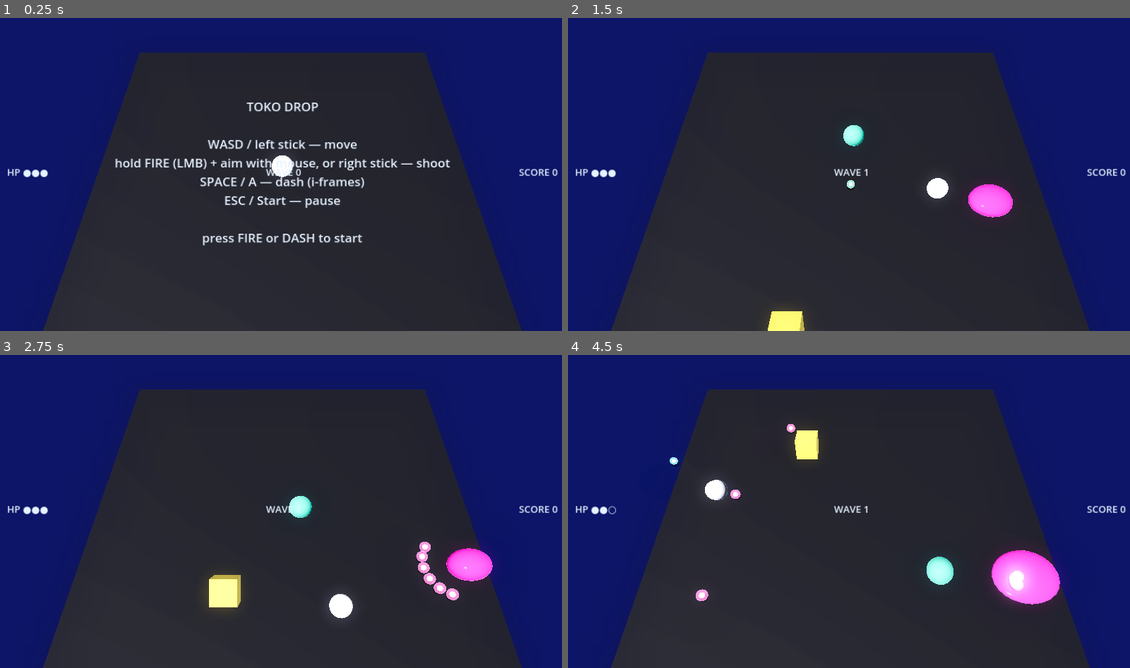
Above: before the commit, frames 1-4 (two rows, left to right).
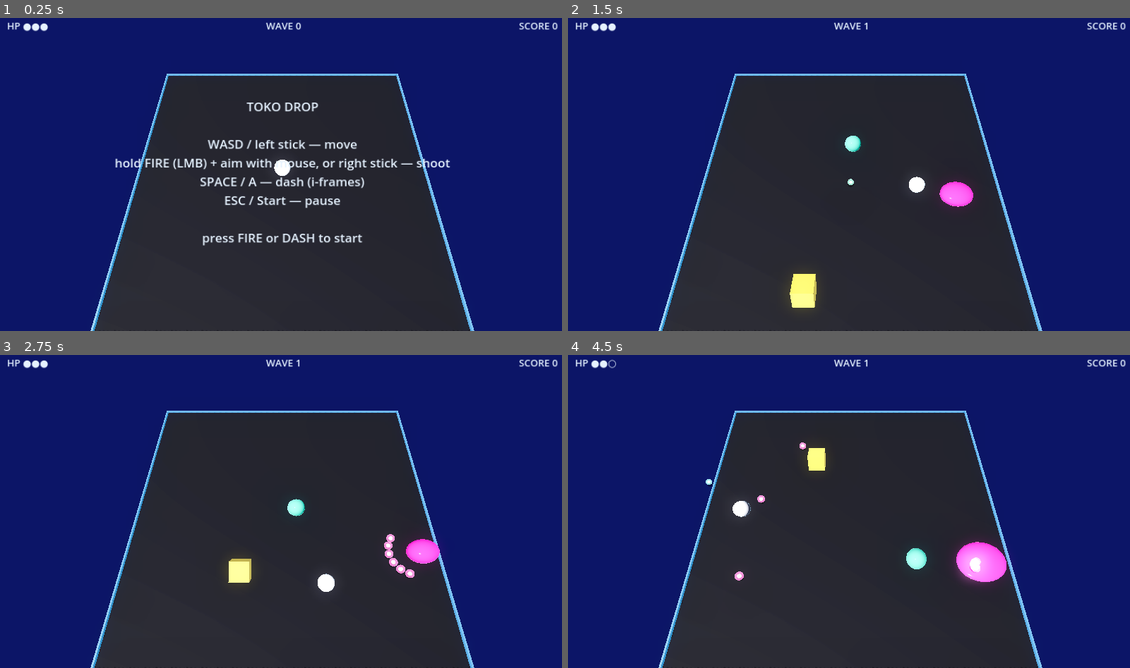
Above: after the commit, the same moments.

Repository: mbace1/toko-drop-godot
Game: Godot game, scene res://scenes/main.tscn
Two runs of this game, one before a commit and one after it. Both use one fixed random seed, a clock stepped at 60 frames per second and the inputs below.
Inputs (mouse positions are in pixels of both pictures, inside the frame that each line leads up to):
- Up to frame 1 (0.25 s): no input
- Up to frame 2 (1.5 s): tap Enter at 0.5 s; move the mouse to (972, 155) at 0.52 s; hold D (move_right) 0.53-1.28 s; tap Space (dash) at 0.6 s; move the mouse to (736, 187) at 1.27 s; hold S (move_down) from 1.28 s (still down); click (736, 187) at 1.35 s
- Up to frame 3 (2.75 s): move the mouse to (337, 439) at 2.02 s; release S (move_down) at 2.03 s; hold D (move_right) from 2.03 s (still down); tap Space (dash) at 2.1 s
- Up to frame 4 (4.5 s): move the mouse to (820, 574) at 2.77 s; release D (move_right) at 2.78 s; hold W (move_up) 2.78-3.53 s; click (820, 574) at 2.85 s; move the mouse to (1017, 558) at 3.52 s; hold A (move_left) from 3.53 s (still down); tap Space (dash) at 3.6 s; move the mouse to (680, 461) at 4.27 s; click (680, 461) at 4.35 s

The runs differ from the first frame. In frame 1, 17% of the frame differs, in the area x 1-100%, y 1-100%; in frame 2, 20%; in frame 3, 19%; in frame 4, 20%.

Commit message:
Add a capture tool, and fix what looking through it revealed
This port had never been rendered. Three commits, 55 green checks, and nobody
had seen a single frame — which is precisely the failure the source repo's
own CLAUDE.md records as the reason its games stall at prototype feel: the
smoke gates certify *works*, and how a thing looks lives entirely in the part
they cannot see.

tools/capture.gd screenshots the real game on a GPU. The first run found
three things no state assertion could:

- The whole HUD stat row was laid out across the MIDDLE of the screen, with
  WAVE printed on top of the player. A MarginContainer stretches its child to
  fill and an HBoxContainer then centres its labels vertically; the row needed
  pinning to the top with a spacer under it.
- The arena was a trapezoid clipped at the bottom with the void showing past
  its far edge. Framing is now derived from HALF_X/HALF_Z rather than
  hand-tuned constants, so resizing the arena cannot push it off-screen again.
- The boundary bodies are actually clamped against was invisible. There is now
  an emissive rail on it, so the arena has an edge on screen and not only in
  the simulation.

Smoke test unchanged at 55; boots clean.

Co-Authored-By: Claude Sonnet 5 <noreply@anthropic.com>
Claude-Session: https://claude.ai/code/session_01YVYCthnnpMWQ6WawyhARue

Diff:
--- a/scripts/main.gd
+++ b/scripts/main.gd
@@ -96,10 +96,57 @@
 	floor_inst.material_override = fmat
 	add_child(floor_inst)
 
+	_add_arena_edge()
+
+## The playfield needs a BOUNDARY you can see. Without one the floor read as a
+## grey trapezoid cut out of the void, and the wall you are actually clamped
+## against (player.gd / enemy.gd clamp to half_x/half_z) was invisible — so the
+## arena had an edge in the simulation and none on screen.
+##
+## Four thin emissive rails on the clamp line, dim enough not to compete with
+## the bodies but bright enough to catch the glow pass.
+func _add_arena_edge() -> void:
+	var rail_mat := StandardMaterial3D.new()
+	rail_mat.albedo_color = Color(0.10, 0.13, 0.20)
+	rail_mat.emission_enabled = true
+	rail_mat.emission = Color(0.20, 0.45, 0.65)
+	rail_mat.emission_energy_multiplier = 0.9
+	rail_mat.roughness = 0.4
+
+	var h := 0.16
+	var t := 0.10
+	for i in 4:
+		var horizontal := i < 2
+		var bm := BoxMesh.new()
+		if horizontal:
+			bm.size = Vector3(HALF_X * 2.0 + t * 2.0, h, t)
+		else:
+			bm.size = Vector3(t, h, HALF_Z * 2.0 + t * 2.0)
+		var mi := MeshInstance3D.new()
+		mi.mesh = bm
+		mi.material_override = rail_mat
+		match i:
+			0: mi.position = Vector3(0.0, h * 0.5, -HALF_Z - t * 0.5)
+			1: mi.position = Vector3(0.0, h * 0.5, HALF_Z + t * 0.5)
+			2: mi.position = Vector3(-HALF_X - t * 0.5, h * 0.5, 0.0)
+			3: mi.position = Vector3(HALF_X + t * 0.5, h * 0.5, 0.0)
+		add_child(mi)
+
 func _setup_camera() -> void:
+	# Framing is computed from the arena rather than hand-tuned, so changing
+	# HALF_X/HALF_Z cannot silently push the playfield off-screen again. The
+	# first render had the arena as a trapezoid clipped at the bottom with the
+	# void showing past its far edge.
+	#
+	# Godot's `fov` is VERTICAL (keep_aspect defaults to KEEP_HEIGHT), so the
+	# binding constraint on a wide screen is the arena's depth. Pull back far
+	# enough that the tilted 2*HALF_Z of floor plus a margin fits inside it.
 	camera = Camera3D.new()
-	camera.position = Vector3(0.0, 14.0, 9.0)
-	camera.fov = 50.0
+	camera.fov = 55.0
+	var want := maxf(HALF_X, HALF_Z) * 2.0 * 1.12          # arena + a little headroom
+	var dist := (want * 0.5) / tan(deg_to_rad(camera.fov * 0.5))
+	var pitch := deg_to_rad(58.0)                          # steep enough to read the floor
+	camera.position = Vector3(0.0, sin(pitch) * dist, cos(pitch) * dist)
 	add_child(camera)
 	camera.look_at(Vector3.ZERO, Vector3.UP)
 	camera.current = true
@@ -116,8 +163,15 @@
 	margin.add_theme_constant_override("margin_bottom", 12)
 	hud.add_child(margin)
 
+	# A MarginContainer stretches its child to fill, and an HBoxContainer then
+	# centres its labels VERTICALLY — which put the whole stat row across the
+	# middle of the screen, with WAVE printed on top of the player. The column
+	# pins the row to the top and lets an empty Control eat the rest.
+	var col := VBoxContainer.new()
+	margin.add_child(col)
+
 	var top := HBoxContainer.new()
-	margin.add_child(top)
+	col.add_child(top)
 
 	_hp_label = _make_label(22)
 	top.add_child(_hp_label)
@@ -135,6 +189,10 @@
 
 	_score_label = _make_label(22)
 	top.add_child(_score_label)
+
+	var below := Control.new()
+	below.size_flags_vertical = Control.SIZE_EXPAND_FILL
+	col.add_child(below)
 
 	_msg_label = _make_label(28)
 	_msg_label.set_anchors_preset(Control.PRESET_CENTER)
--- /dev/null
+++ b/tools/capture.gd
@@ -0,0 +1,52 @@
+## capture.gd — take screenshots of the REAL game, so the look can be judged
+## by looking at it rather than inferred from state assertions.
+##
+## The source repo's own diagnosis (Suds-Jack CLAUDE.md, Toko Drop section) is
+## that its games get stuck at prototype feel because "the smoke gates certify
+## *works* and prototype-feel lives entirely in the part they cannot see". This
+## is the other half of the gate: tests/smoke.gd proves it works, this proves
+## it LOOKS like something.
+##
+##   godot --path . tools/capture.gd -- [out_dir] [frames_between_shots]
+##
+## Writes shot_00.png … to out_dir (default: user:// — printed on exit).
+extends SceneTree
+
+const SHOTS := 6
+const WARMUP := 30          # let the first wave spawn and the gel settle
+
+var _main: Node
+var _frame := 0
+var _taken := 0
+var _out := ""
+var _gap := 45
+
+func _init() -> void:
+	var args := OS.get_cmdline_user_args()
+	_out = args[0] if args.size() > 0 else OS.get_user_data_dir()
+	if args.size() > 1:
+		_gap = int(args[1])
+	DirAccess.make_dir_recursive_absolute(_out)
+
+	_main = load("res://scenes/main.tscn").instantiate()
+	get_root().add_child(_main)
+	# Drop straight into a run rather than sitting on the menu — the menu is
+	# not the thing being judged.
+	_main.call_deferred("_start_game")
+
+func _process(_delta: float) -> bool:
+	_frame += 1
+	if _frame < WARMUP:
+		return false
+	if (_frame - WARMUP) % _gap != 0:
+		return false
+
+	var img := get_root().get_texture().get_image()
+	var path := "%s/shot_%02d.png" % [_out, _taken]
+	img.save_png(path)
+	print("wrote ", path)
+	_taken += 1
+	if _taken >= SHOTS:
+		print("capture done -> ", _out)
+		quit(0)
+	return false
Not shown, changed: .gitignore
Not shown, changed: PORT_STATUS.md
